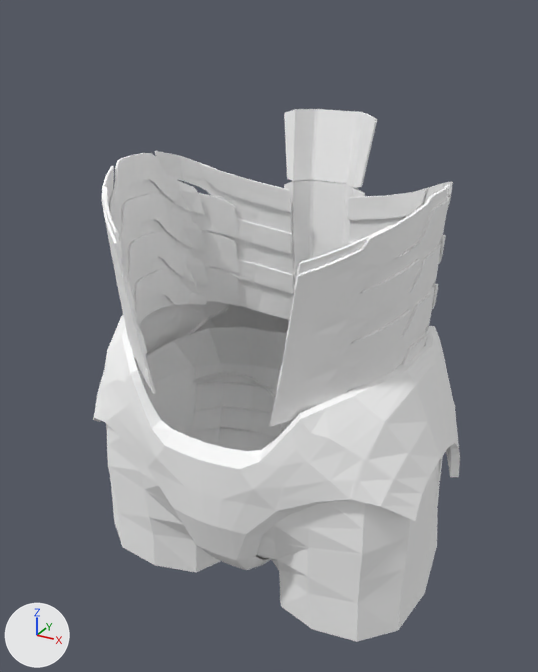
An edit to the Blender file Parts/2. Chest/2.2. Lower Chest/lower_chest.blend, drawn before and after from the same camera.
Before and after are seen from a camera (50 mm lens) standing at (29.2, -53.6, 131.1) and looking at (-0.1, -0.4, 104.5). Every picture has the same lights, and +X, +Y and +Z are marked at lower left.

Objects in the first picture: 'Iron_Man_Mark_VII'.
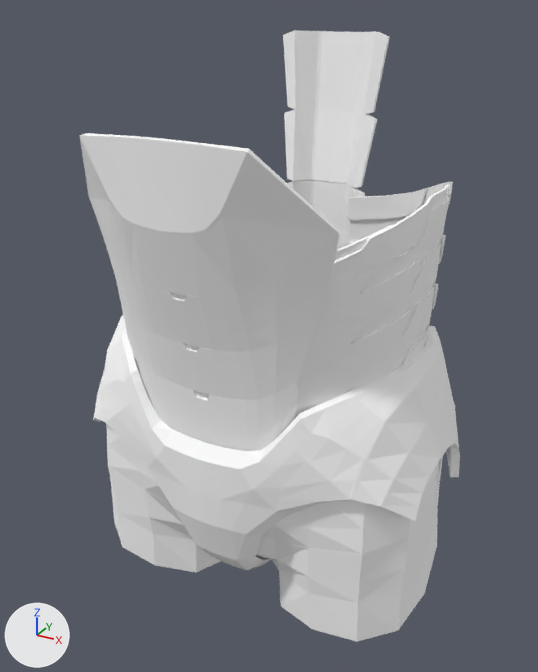
Pixel boxes (x1, y1, x2, y2) of what changed, in the pictures (538 x 672 px):
'Iron_Man_Mark_VII', reshaped: before (93, 109, 460, 642); after (79, 30, 460, 642)
part 1 of me_iron_man_mark_vii, added: after (283, 30, 390, 114)
part 2 of me_iron_man_mark_vii, added: after (90, 201, 340, 352)
part 3 of me_iron_man_mark_vii, added: after (135, 345, 299, 451)
part 4 of me_iron_man_mark_vii, added: after (118, 287, 315, 400)
part 5 of me_iron_man_mark_vii, added: after (79, 133, 340, 299)

The change, as a list of edits to the scene's bpy script:
```text
Change me_iron_man_mark_vii:
    used by ob_iron_man_mark_vii; location = (0.0, 0.0, 0.0); rotation_euler = (1.571, 0.0, 0.0), in degrees (90, 0, 0)
    remove me_iron_man_mark_vii.from_pydata(...)  # 15595 vertices, 15374 faces; spans x -17.0..16.7, y 80.6..122.5, z -14.9..11.8
    add me_iron_man_mark_vii.from_pydata(...)  # 17495 vertices, 17236 faces; spans x -17.0..16.7, y 80.6..129.3, z -14.9..15.4
    me_iron_man_mark_vii part 1: a new loose piece of 558 vertices spanning x -5.2..4.9, y 122.3..129.3, z -13.7..-11.0, in mat_default (white #ffffff)
    me_iron_man_mark_vii part 2: a new loose piece of 370 vertices spanning x -10.7..10.5, y 108.3..117.8, z 9.1..13.7, in mat_default (white #ffffff)
    me_iron_man_mark_vii part 3: a new loose piece of 370 vertices spanning x -7.7..7.5, y 98.9..105.9, z 8.9..11.2, in mat_default (white #ffffff)
    me_iron_man_mark_vii part 4: a new loose piece of 360 vertices spanning x -9.0..8.7, y 103.8..110.8, z 9.2..12.3, in mat_default (white #ffffff)
    me_iron_man_mark_vii part 5: a new loose piece of 242 vertices spanning x -10.7..10.5, y 112.8..123.6, z 9.6..15.4, in mat_default (white #ffffff)
```
